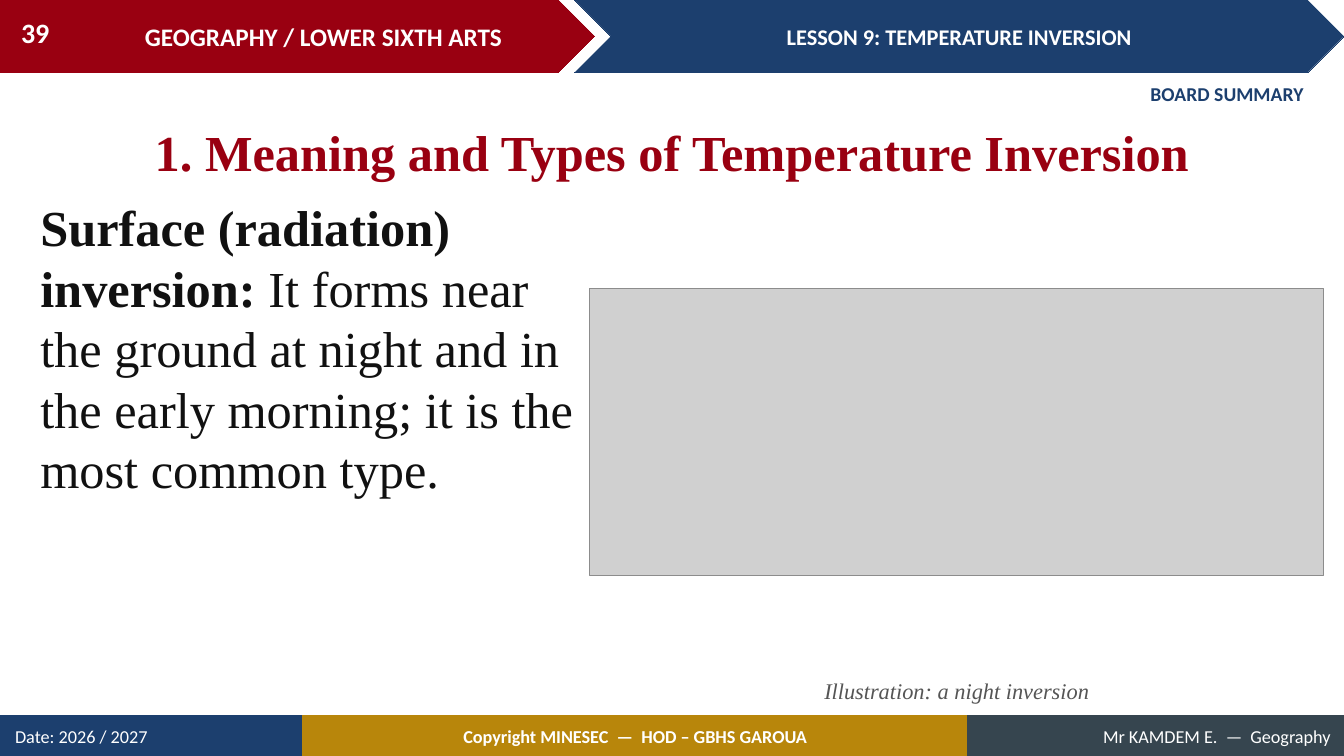
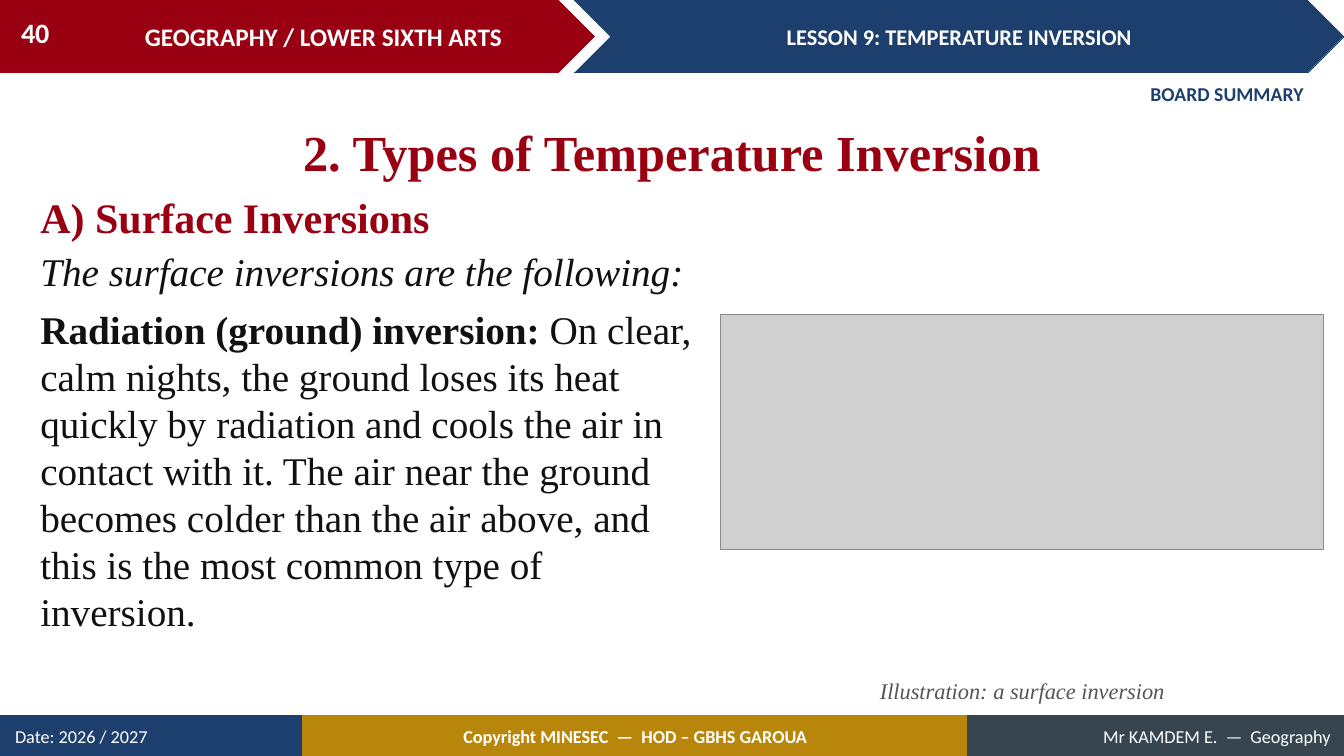
Before and after one commit to Berthautk/linea-github, a slide deck: slide 40 of lecons/LSA/Meteorology/09_LSA_MET_L09_Temperature_Inversion.pptx (slide 39 before the commit). Drawn at 1344x756 pixels with LibreOffice and Linux fonts; fonts in the diff are those of the drawing; grey boxes stand for pictures. Boxes give left, top, right and bottom in pixels: in the first picture for what was removed or moved away, otherwise in the second. Text is boxed around its words. In the diff, an @@ line names an element or a change of style, - is before the commit and + after.

```diff
--- a/lecons/LSA/Meteorology/09_LSA_MET_L09_Temperature_Inversion.pptx
+++ b/lecons/LSA/Meteorology/09_LSA_MET_L09_Temperature_Inversion.pptx
@@ page number at box(21, 24, 49, 43): text changed @@
-39
+40
@@ text at box(303, 135, 1040, 181): text changed @@
-1. Meaning and Types of Temperature Inversion
+2. Types of Temperature Inversion
@@ text added at box(40, 203, 430, 241), 30 pt, text #990011, bold @@
+A) Surface Inversions
@@ text at box(40, 258, 691, 627): text changed; size 36 to 28 pt @@
-Surface (radiation) inversion: It forms near the ground at night and in the early morning; it is the most common type.
+The surface inversions are the following:
+Radiation (ground) inversion: On clear, calm nights, the ground loses its heat quickly by radiation and cools the air in contact with it. The air near the ground becomes colder than the air above, and this is the most common type of inversion.
@@ picture: place and size @@
-picture at box(590, 288, 1324, 575)
+picture at box(721, 315, 1324, 551)
@@ text at box(880, 683, 1164, 704): text changed @@
-Illustration: a night inversion
+Illustration: a surface inversion
```
Also in this commit, not shown: 12 other slides changed, 10 slides added, 1 slide removed, 21 other files.
